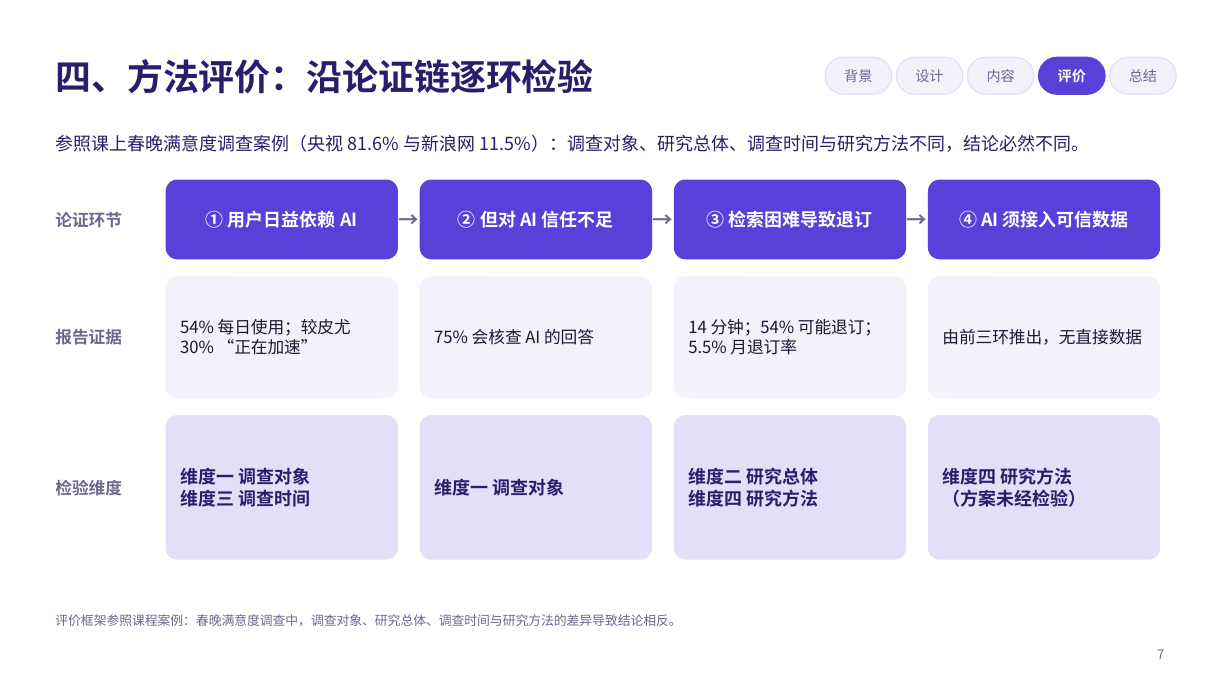
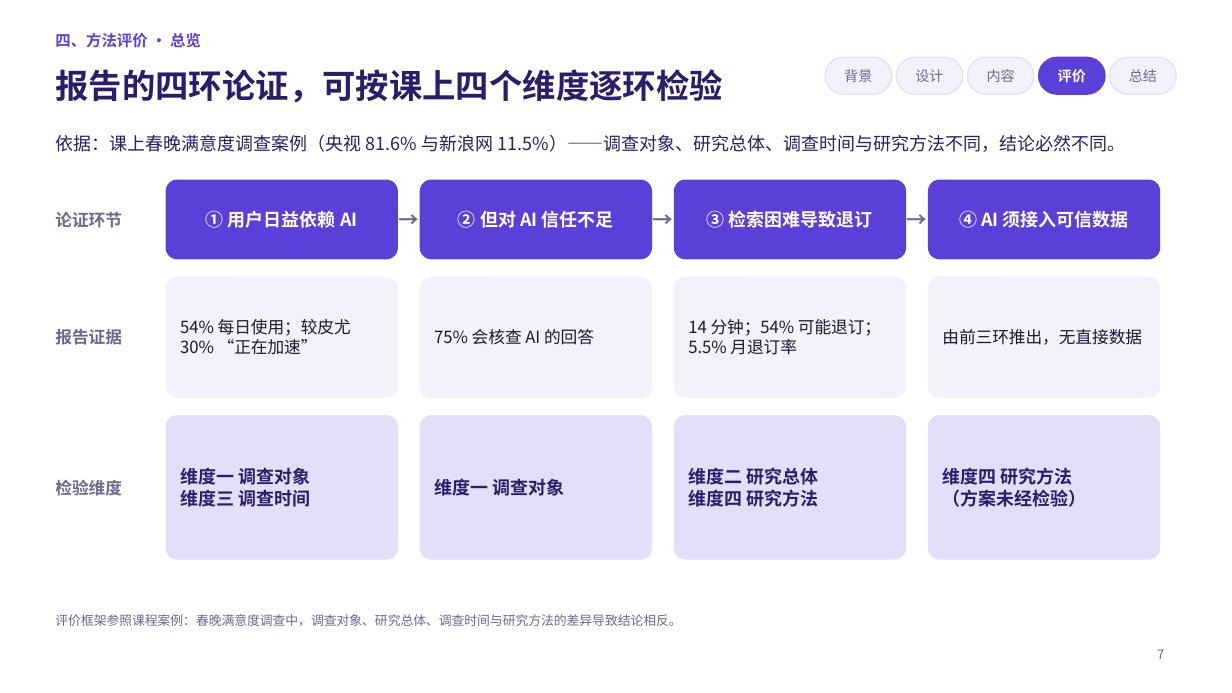
Before and after one commit to jayleo113/ppt, a slide deck: slide 7 of Gracenote报告解读_课堂汇报.pptx. Drawn at 1232x693 pixels with LibreOffice and Linux fonts; fonts in the diff are those of the drawing. Boxes give left, top, right and bottom in pixels: in the first picture for what was removed or moved away, otherwise in the second. Text is boxed around its words. In the diff, an @@ line names an element or a change of style, - is before the commit and + after.

```diff
--- a/Gracenote报告解读_课堂汇报.pptx
+++ b/Gracenote报告解读_课堂汇报.pptx
@@ text added at [55,33,201,48], 12 pt, text #5B3FD9, bold @@
+四、方法评价 · 总览
@@ title at [55,69,723,103]: text changed; size 28 to 26 pt @@
-四、方法评价：沿论证链逐环检验
+报告的四环论证，可按课上四个维度逐环检验
@@ text at [55,135,1125,152]: text changed @@
-参照课上春晚满意度调查案例（央视 81.6% 与新浪网 11.5%）：调查对象、研究总体、调查时间与研究方法不同，结论必然不同。
+依据：课上春晚满意度调查案例（央视 81.6% 与新浪网 11.5%）——调查对象、研究总体、调查时间与研究方法不同，结论必然不同。
```
Also in this commit, not shown: 12 other slides changed, 5 other files.
